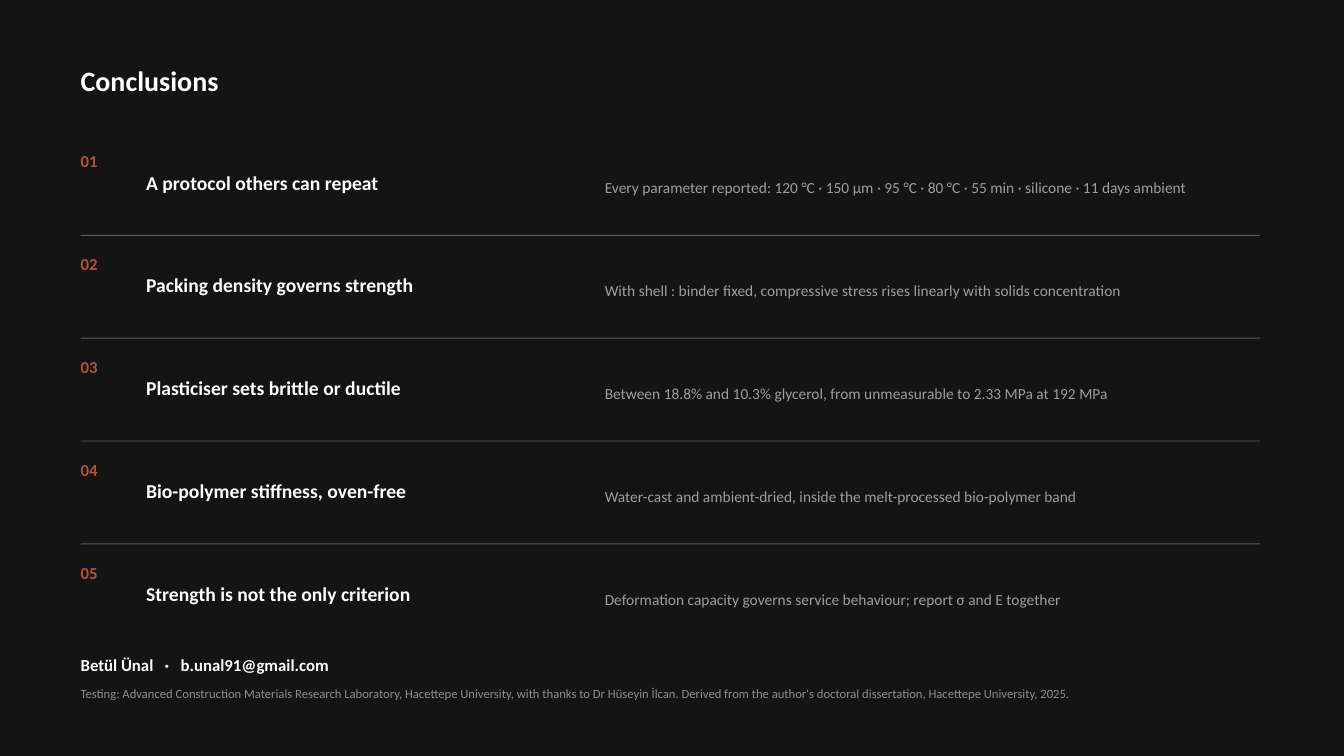
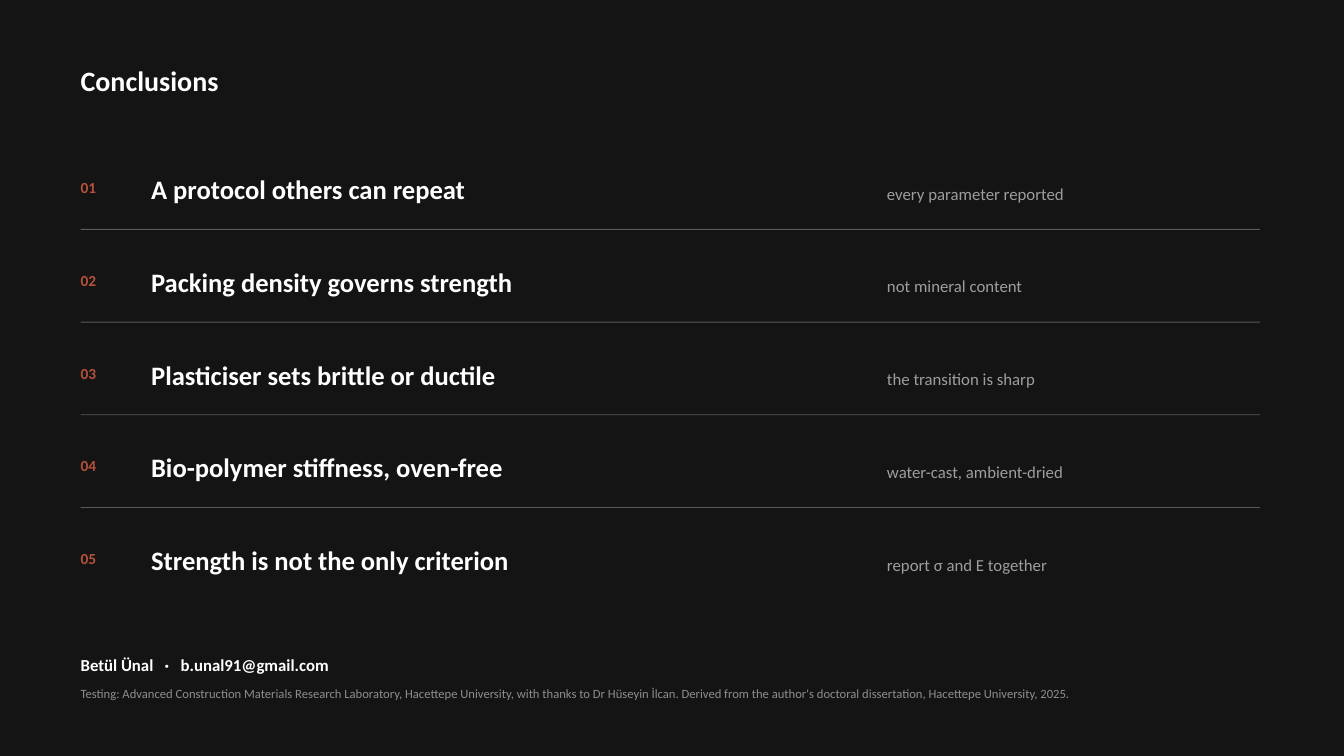
Before and after one commit to bunal91/sanat-ve-mekan, a slide deck: slide 26 of konferans-bildirisi/06-sunum/ICSMMEP26_Presentation_Unal.pptx (slide 24 before the commit). Drawn at 1344x756 pixels with LibreOffice and Linux fonts; fonts in the diff are those of the drawing. Boxes give left, top, right and bottom in pixels: in the first picture for what was removed or moved away, otherwise in the second. Text is boxed around its words. In the diff, an @@ line names an element or a change of style, - is before the commit and + after.

```diff
--- a/konferans-bildirisi/06-sunum/ICSMMEP26_Presentation_Unal.pptx
+++ b/konferans-bildirisi/06-sunum/ICSMMEP26_Presentation_Unal.pptx
@@ size 12 to 11 pt in 5 elements at (x1=81, y1=461, x2=97, y2=471), (x1=81, y1=369, x2=97, y2=379), (x1=81, y1=554, x2=97, y2=564), (x1=81, y1=276, x2=97, y2=286), (x1=81, y1=183, x2=97, y2=193) @@
@@ text "01" moved from (x1=81, y1=156, x2=98, y2=167) to (x1=81, y1=183, x2=97, y2=193) @@
@@ text at (x1=887, y1=188, x2=1064, y2=203): text changed; size 11 to 12 pt @@
-Every parameter reported: 120 °C · 150 µm · 95 °C · 80 °C · 55 min · silicone · 11 days ambient
+every parameter reported
@@ rectangle moved from (x1=81, y1=235, x2=1260, y2=236) to (x1=81, y1=229, x2=1260, y2=230) @@
@@ text "02" moved from (x1=81, y1=259, x2=98, y2=270) to (x1=81, y1=276, x2=97, y2=286) @@
@@ text at (x1=887, y1=280, x2=1022, y2=292): text changed; size 11 to 12 pt @@
-With shell : binder fixed, compressive stress rises linearly with solids concentration
+not mineral content
@@ rectangle moved from (x1=81, y1=338, x2=1260, y2=339) to (x1=81, y1=322, x2=1260, y2=323) @@
@@ text at (x1=887, y1=373, x2=1035, y2=388): text changed; size 11 to 12 pt @@
-Between 18.8% and 10.3% glycerol, from unmeasurable to 2.33 MPa at 192 MPa
+the transition is sharp
@@ rectangle moved from (x1=81, y1=441, x2=1260, y2=442) to (x1=81, y1=414, x2=1260, y2=415) @@
@@ text "Bio-polymer stiffness, oven-free" moved from (x1=146, y1=484, x2=406, y2=501) to (x1=151, y1=458, x2=502, y2=482) @@
@@ text at (x1=887, y1=466, x2=1063, y2=480): text changed; size 11 to 12 pt @@
-Water-cast and ambient-dried, inside the melt-processed bio-polymer band
+water-cast, ambient-dried
@@ rectangle moved from (x1=81, y1=543, x2=1260, y2=544) to (x1=81, y1=507, x2=1260, y2=508) @@
@@ size 14 to 19 pt; line spacing 18pt to 1 in 5 elements at (x1=151, y1=180, x2=465, y2=204), (x1=151, y1=273, x2=512, y2=297), (x1=151, y1=366, x2=495, y2=386), (x1=151, y1=458, x2=502, y2=482), (x1=151, y1=551, x2=509, y2=575) @@
@@ text "Strength is not the only ..." moved from (x1=146, y1=587, x2=410, y2=605) to (x1=151, y1=551, x2=509, y2=575) @@
@@ text "05" moved from (x1=81, y1=568, x2=98, y2=579) to (x1=81, y1=554, x2=97, y2=564) @@
@@ text at (x1=887, y1=559, x2=1047, y2=574): text changed; size 11 to 12 pt @@
-Deformation capacity governs service behaviour; report σ and E together
+report σ and E together
```
Also in this commit, not shown: 6 other slides changed, 6 slides added, 4 slides removed, 4 other files.
